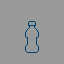
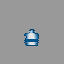
Before/after of a 64x64 layered artwork. What changed in the layer stack:
added layer "Plastic bottle w/o cap" (1st of 2) above "Plastic bottle w/o cap" over [24, 21, 39, 53]
hid "Plastic bottle", painted on it over [24, 21, 39, 53]
